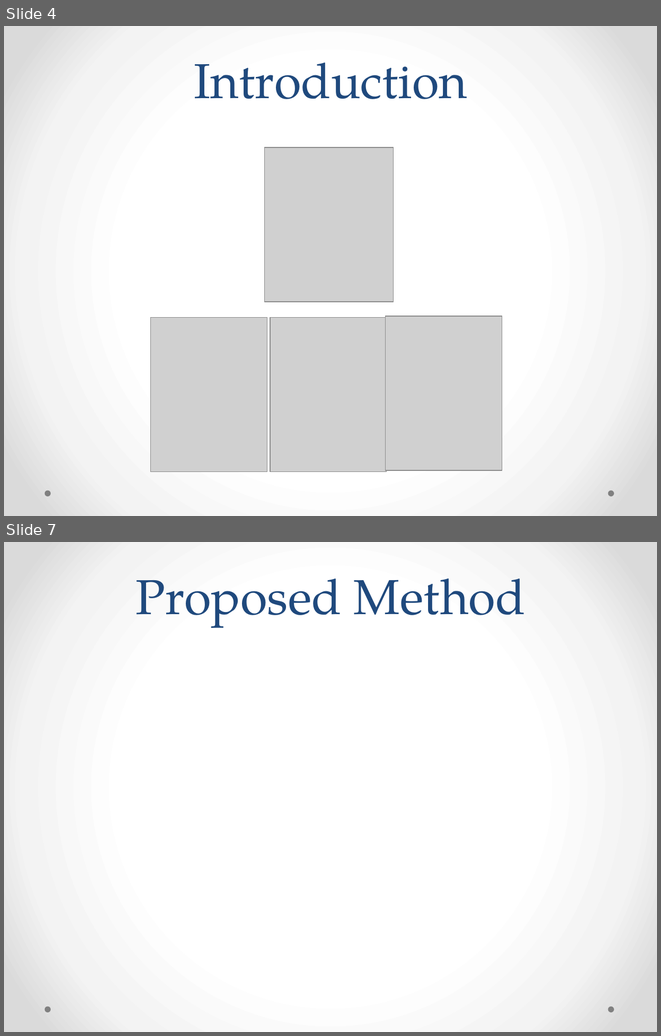
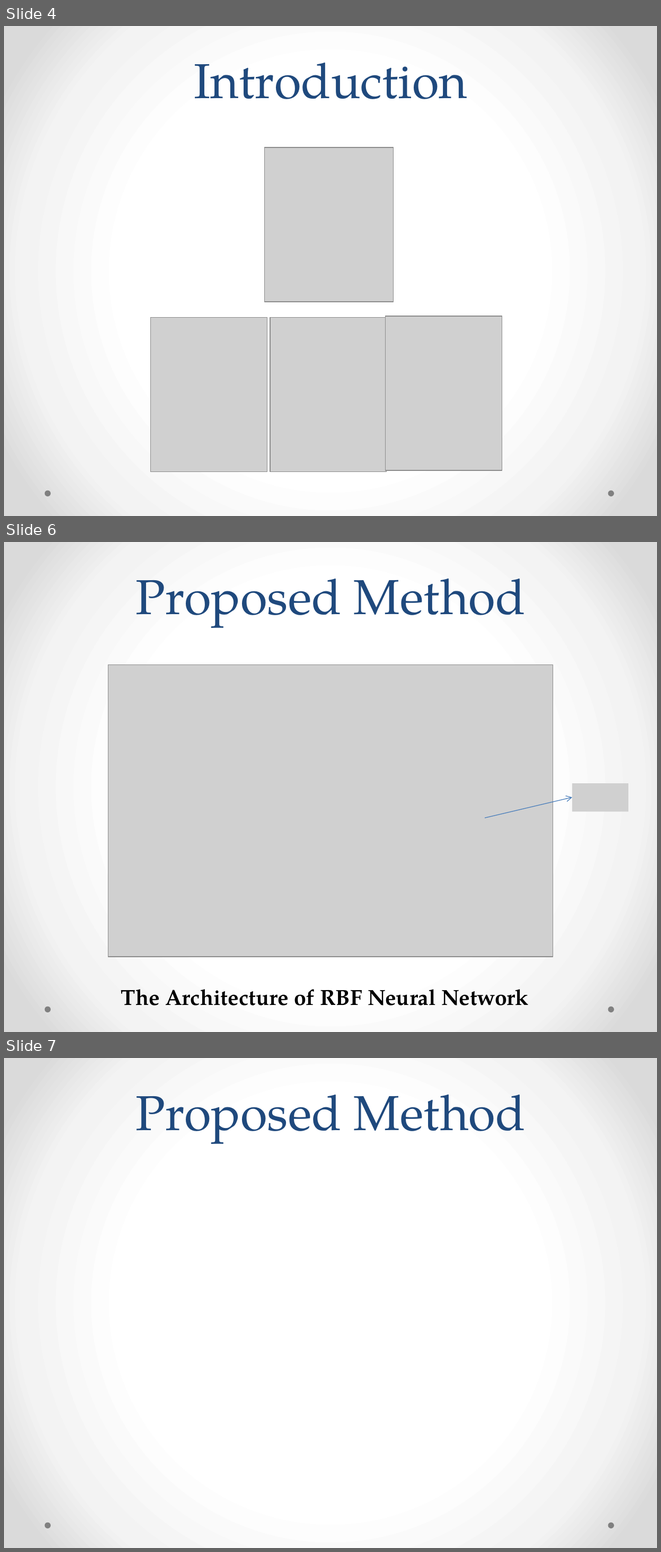
Before and after one commit to shrutipathak12321/Brain-Segmentation-using-RBFNN, a slide deck: Project_presentation.pptx. Shown one above the other, each under a label of ours: slides 4 and 7 before the commit, slides 4, 6 and 7 after it; the slides between them are not shown. The pictures are 661x1036 and 661x1552 pixels, drawn with LibreOffice and Linux fonts; fonts in the diff are those of the drawing; grey boxes stand for pictures. Boxes give left, top, right and bottom in pixels: in the first picture for what was removed or moved away, otherwise in the second. Text is boxed around its words. In the diff, an @@ line names an element or a change of style, - is before the commit and + after.

```diff
--- a/Project_presentation.pptx
+++ b/Project_presentation.pptx
@@ slide 6 added at (4, 542, 657, 1032), background gradient #FFFFFF to #F4F4F4 to #DADADA; not listed: 2 template elements that a slide beside it also shows @@
@@ title added at (135, 578, 526, 628), 54 pt, text #1F497D @@
+Proposed Method
@@ picture added at (108, 665, 553, 956) @@
@@ picture added at (572, 783, 628, 811) @@
@@ arrow added from (485, 818) to (572, 797), #4B7EBC 0.75 pt @@
@@ text added at (121, 989, 529, 1005), 24 pt, text #000000, bold @@
+The Architecture of RBF Neural Network
```
Also in this commit, not shown: 10 slides changed, 1 slide removed, 2 other files.
